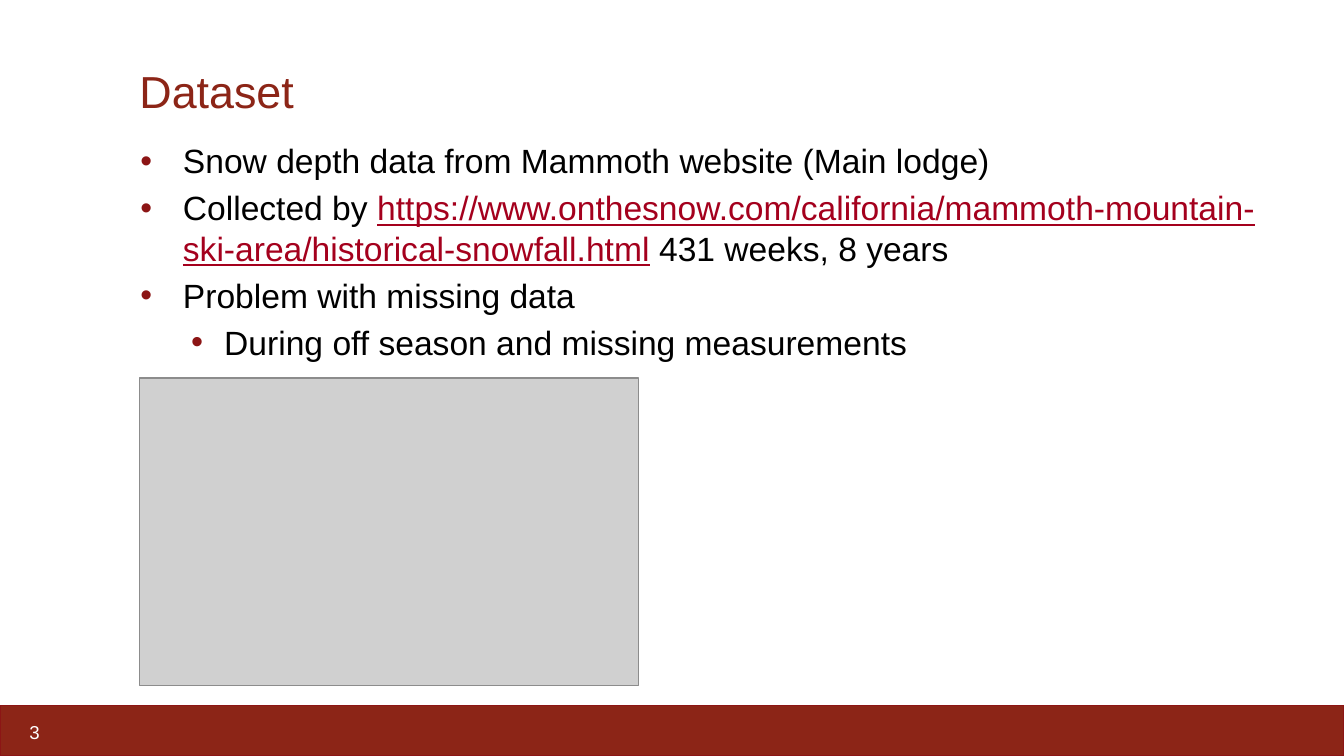
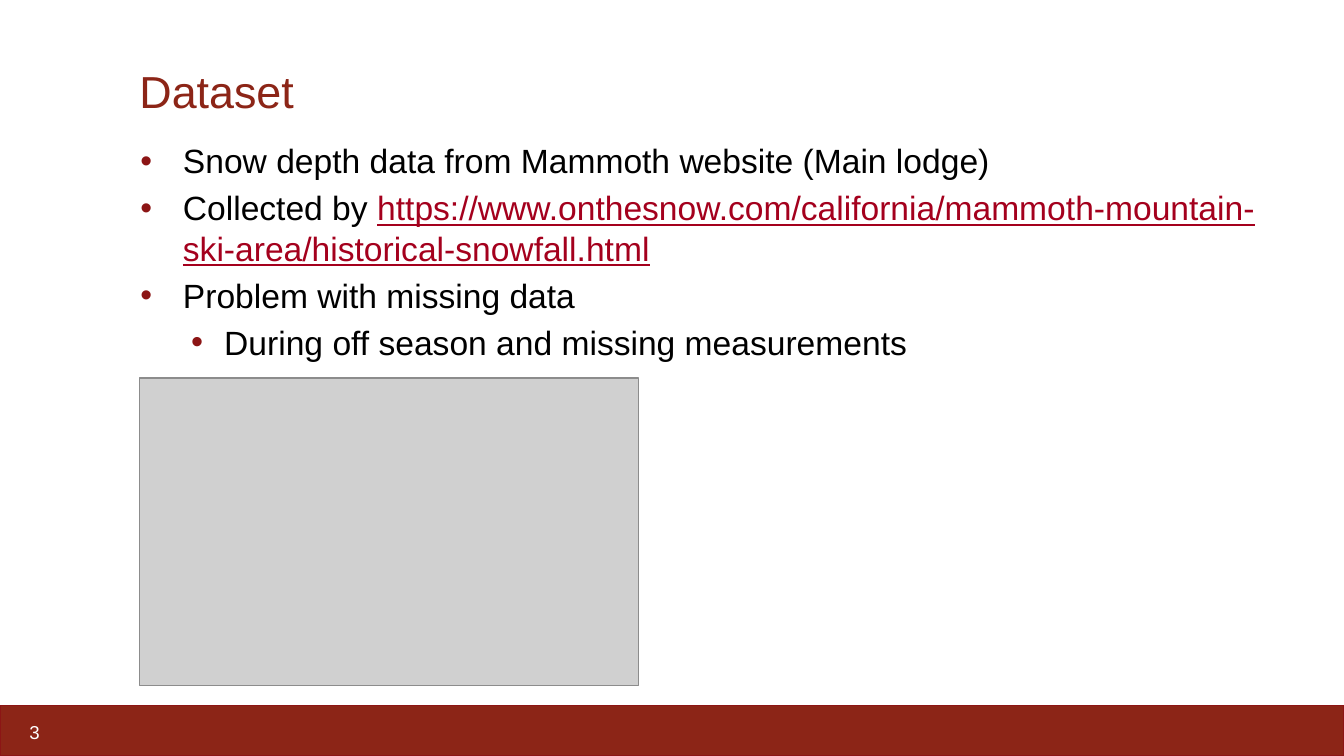
Before and after one commit to johnrapp/stat-221-time-series-project, a slide deck: slide 3 of Presentation.pptx. Drawn at 1344x756 pixels with LibreOffice and Linux fonts; fonts in the diff are those of the drawing; grey boxes stand for pictures. Boxes give left, top, right and bottom in pixels: in the first picture for what was removed or moved away, otherwise in the second. Text is boxed around its words. In the diff, an @@ line names an element or a change of style, - is before the commit and + after.

Commit message:
Finished presentation

```diff
--- a/Presentation.pptx
+++ b/Presentation.pptx
@@ text at box(183, 195, 1254, 266): text changed @@
-  • Collected by https://www.onthesnow.com/california/mammoth-mountain-ski-area/historical-snowfall.html 431 weeks, 8 years
+  • Collected by https://www.onthesnow.com/california/mammoth-mountain-ski-area/historical-snowfall.html
```
Also in this commit, not shown: 6 other slides changed, 2 other files.
